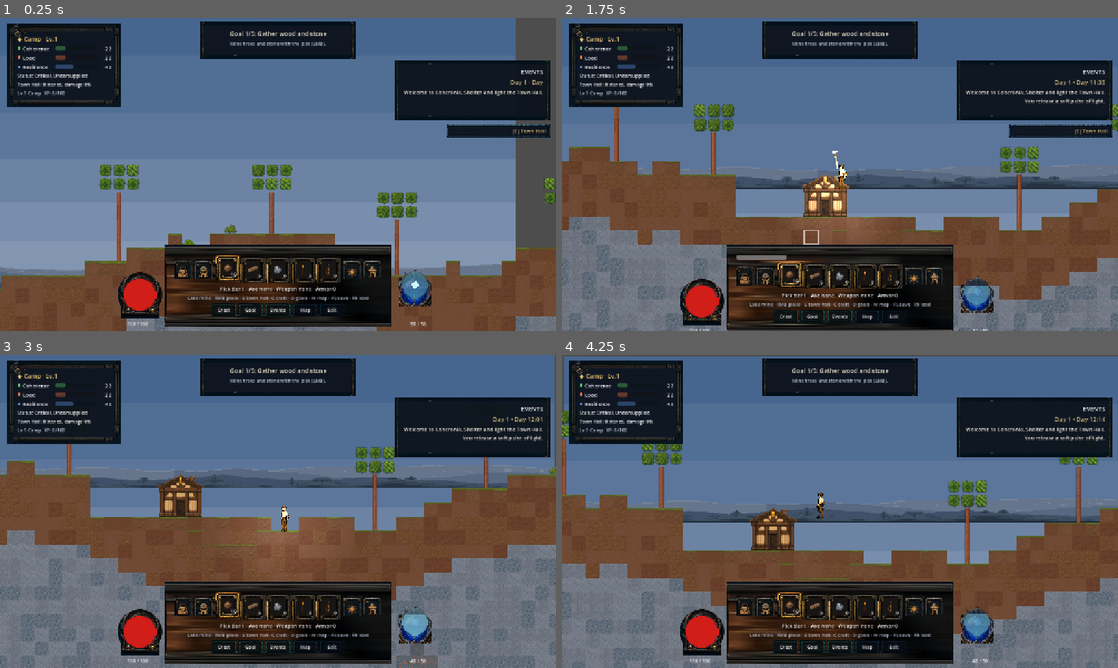
Above: before the commit, frames 1-4 (two rows, left to right).
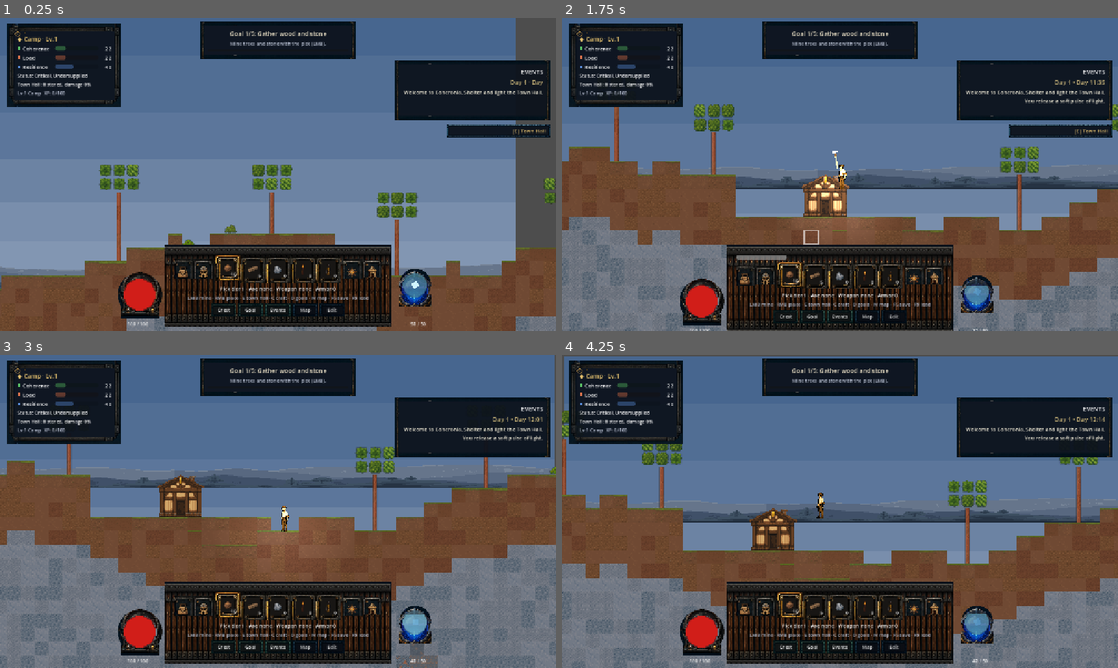
Above: after the commit, the same moments.

Repository: ppeck1/coheronia
Game: Godot game, scene res://scenes/main/Main.tscn
Same seed, same stepped clock (60 frames per second), same inputs: the game is played once before the commit and once after it. This scene is started directly instead of the project's main scene.
Inputs (mouse positions are in pixels of both pictures, inside the frame that each line leads up to):
- Up to frame 1 (0.25 s): no input
- Up to frame 2 (1.75 s): tap Enter at 0.5 s; move the mouse to (962, 158) at 0.52 s; hold D (move_right) 0.53-1.25 s; tap R (attune_pulse) at 0.6 s; click (962, 158) at 0.67 s; tap Space (jump) at 0.77 s; drag from (728, 190) to (812, 237) at 1.27 s
- Up to frame 3 (3 s): move the mouse to (333, 442) at 2.02 s; hold D (move_right) 2.03-2.75 s; tap H (eat_food) at 2.1 s; drag from (250, 574) to (111, 464) at 2.77 s
- Up to frame 4 (4.25 s): move the mouse to (1006, 558) at 3.52 s; hold A (move_left) from 3.53 s (still down); tap 1 (hotbar_1) at 3.6 s; tap Space (jump) at 3.77 s

The runs differ from the first frame. In frame 1, 2.6% of the frame differs, in the area x 22-78%, y 73-99%; in frame 2, 2.8%, in the area x 22-78%, y 73-100%; in frame 3, 2.6%; in frame 4, 2.6%.

Commit message:
FQ-20 polish round 2: tile the plate grain, fix orb geometry, drop keying
Operator round-2 review at the live window scale (1917px) exposed what
the 1280 tours compressed:

- Dock plate: a 24px strip stretched ~30x smeared the wood grain into
  streaks. StyleBoxTexture now TILES horizontally - the grain repeats
  as planks instead of smearing.
- Health fill overlapped the ring bevels top/bottom (elliptical punch,
  circular disk sized to the long axis). PAINTED_ORB_GEOMETRY radius
  now follows the punch's SHORT axis; the liquid sits inside the glass.
- Attunement: the per-pixel navy/annotation keying shredded dark
  crystal and ring pixels into strands. Extraction is geometric-only
  again (tight +12 silhouette disk, no crown rect, no color keying);
  the remaining thin halo band reads as a cast shadow.
- Charge overlay radius tightened to the crystal (48) so the dim layer
  no longer sits on the metal ring.

Gates green; isolated-worktree smoke 318/318; damage-state tour
re-rendered and inspected at the operator's native 1917x1033 scale.

Co-Authored-By: Claude Fable 5 <noreply@anthropic.com>

Diff:
--- a/scripts/ui/hud.gd
+++ b/scripts/ui/hud.gd
@@ -887,6 +887,9 @@
 	if plate != null:
 		var plate_art := StyleBoxTexture.new()
 		plate_art.texture = plate
+		# TILE horizontally: stretching a 24px strip across the whole dock
+		# smeared the wood grain into streaks (operator polish loop 2).
+		plate_art.axis_stretch_horizontal = StyleBoxTexture.AXIS_STRETCH_MODE_TILE
 		plate_art.texture_margin_top = 18
 		plate_art.texture_margin_bottom = 18
 		plate_art.texture_margin_left = 6
@@ -1064,8 +1067,10 @@
 # luminous bottom-up brightener instead of an opaque liquid over a punched
 # hole (the attunement crystal is not a liquid — operator polish loop).
 const PAINTED_ORB_GEOMETRY := {
-	"orb_health_frame": {"tex": Vector2(180, 196), "center": Vector2(98, 102), "radius": 62.0},
-	"orb_attunement_frame": {"tex": Vector2(188, 216), "center": Vector2(82, 81), "radius": 51.0, "overlay": true},
+	# Radius follows the punch's SHORT axis (the fill disk is a circle; a
+	# disk sized to the long axis overlapped the ring bevels top/bottom).
+	"orb_health_frame": {"tex": Vector2(180, 196), "center": Vector2(98, 102), "radius": 60.0},
+	"orb_attunement_frame": {"tex": Vector2(188, 216), "center": Vector2(82, 81), "radius": 48.0, "overlay": true},
 }
 const PAINTED_ORB_WIDTH := 112.0
 var _glass_mask_cache: Dictionary = {}   # diameter -> ImageTexture
Binary file changed: art/generated/ui_painted/orb_attunement_frame.png
Not shown, changed: scripts/art/slice_hud_chrome.py
